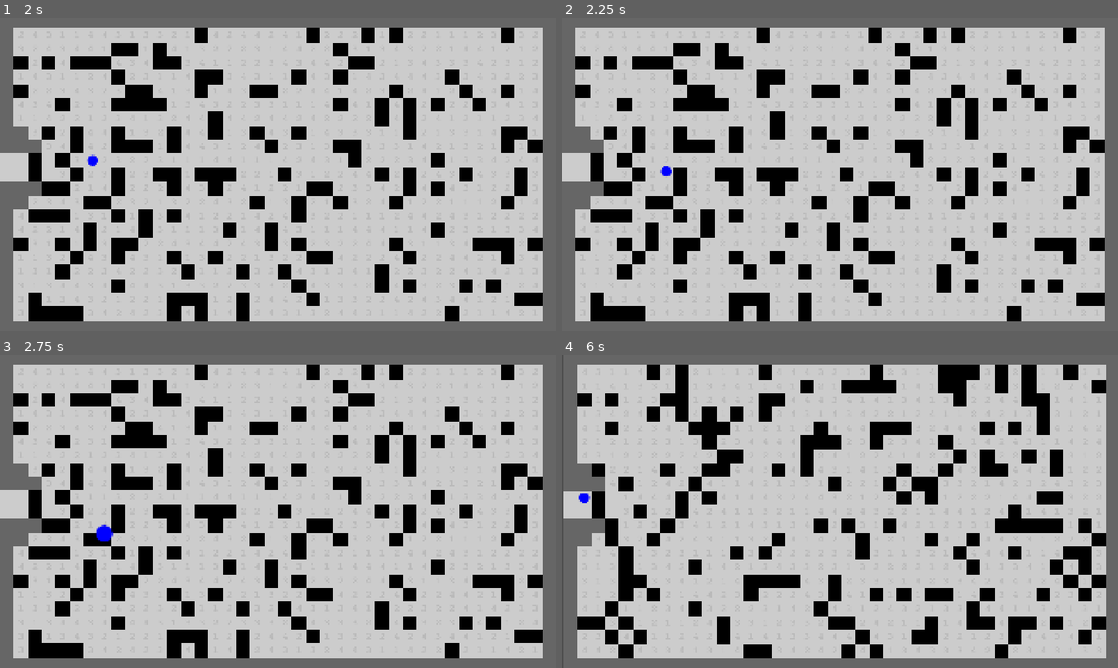
Above: before the commit, frames 1-4 (two rows, left to right).
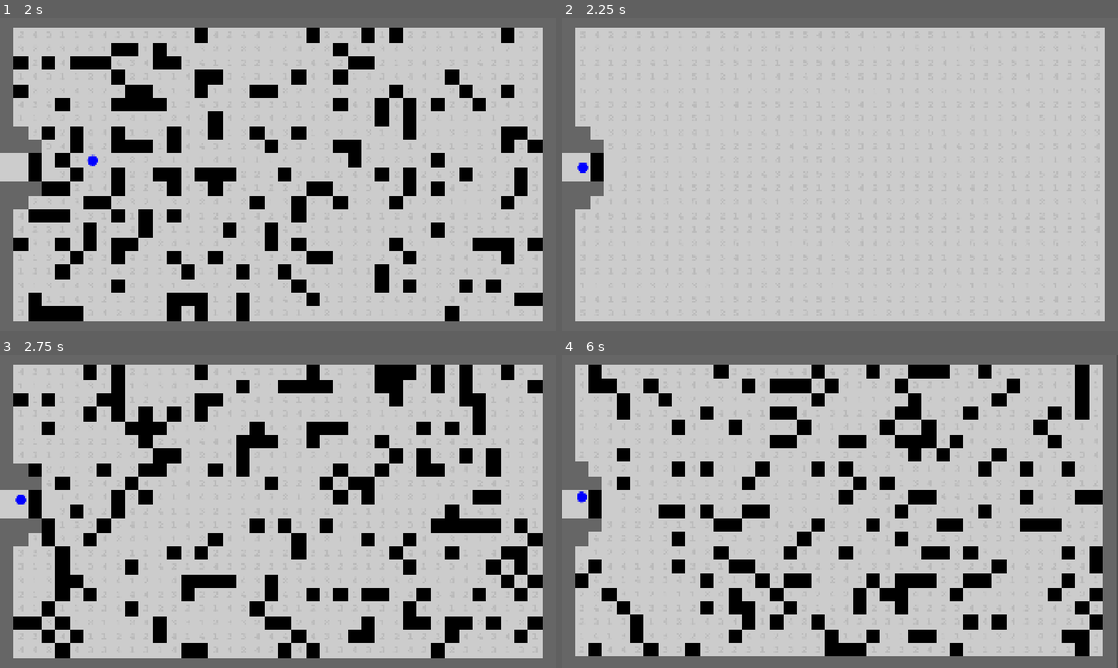
Above: after the commit, the same moments.

Repository: njamster/gmtk_jam_2026
Game: Godot game, scene res://main_menu.tscn
Same seed, same stepped clock (60 frames per second), same inputs: the game is played once before the commit and once after it.
Inputs:
- Up to frame 1 (2 s): click "Singleplayer" at 0.5 s; tap Enter at 1.25 s; hold D (move_right) from 1.28 s (still down); tap Shift at 1.35 s
- Up to frame 2 (2.25 s): tap R (quick_restart, bound only after the commit) at 2 s; release D (move_right) at 2.03 s; hold S (move_down) from 2.03 s (still down); tap Shift at 2.1 s
- Up to frame 3 (2.75 s): keep holding S (move_down)
- Up to frame 4 (6 s): release S (move_down) at 2.78 s; hold D (move_right) 2.78-3.53 s; tap Shift at 2.85, 3.6, 4.35, 5.85 s; hold W (move_up) 3.53-4.28 s; hold A (move_left) 4.28-5 s; tap P (paused) at 4.9 s; click "Restart" at 5 s; hold A (move_left) from 5.78 s (still down)

Frame 1 is identical in both runs. In frame 2, 18% of the frame differs, in the area x 2-98%, y 3-97%; in frame 3, 27%; in frame 4, 31%, in the area x 0-100%, y 0-100%.

Commit message:
Bring the quick restart button back

Diff:
--- a/game/game.gd
+++ b/game/game.gd
@@ -31,6 +31,8 @@
 
 
 func _unhandled_input(event: InputEvent) -> void:
-	if event.is_action_pressed("paused"):
-		if Global.game_state == Global.GameState.RUNNING:
+	if Global.game_state == Global.GameState.RUNNING:
+		if event.is_action_pressed("quick_restart"):
+			get_tree().reload_current_scene()
+		elif event.is_action_pressed("paused"):
 			Global.game_state = Global.GameState.PAUSED
--- a/project.godot
+++ b/project.godot
@@ -46,6 +46,12 @@
 , Object(InputEventKey,"resource_local_to_scene":false,"resource_name":"","device":16,"window_id":0,"alt_pressed":false …(186 unchanged characters)…
 , Object(InputEventKey,"resource_local_to_scene":false,"resource_name":"","device":16,"window_id":0,"alt_pressed":false …(182 unchanged characters)…
 , Object(InputEventJoypadButton,"resource_local_to_scene":false,"resource_name":"","device":-1,"button_index":0,"pressure":0.0,"pressed":true,"script":null)
+]
+}
+quick_restart={
+"deadzone": 0.2,
+"events": [Object(InputEventKey,"resource_local_to_scene":false,"resource_name":"","device":-1,"window_id":0,"alt_pressed":false,"shift_pressed":false,"ctrl_pressed":false,"meta_pressed":false,"pressed":false,"keycode":0,"physical_keycode":82,"key_label":0,"unicode":114,"location":0,"echo":false,"script":null)
+, Object(InputEventJoypadButton,"resource_local_to_scene":false,"resource_name":"","device":-1,"button_index":4,"pressure":0.0,"pressed":true,"script":null)
 ]
 }
 paused={
